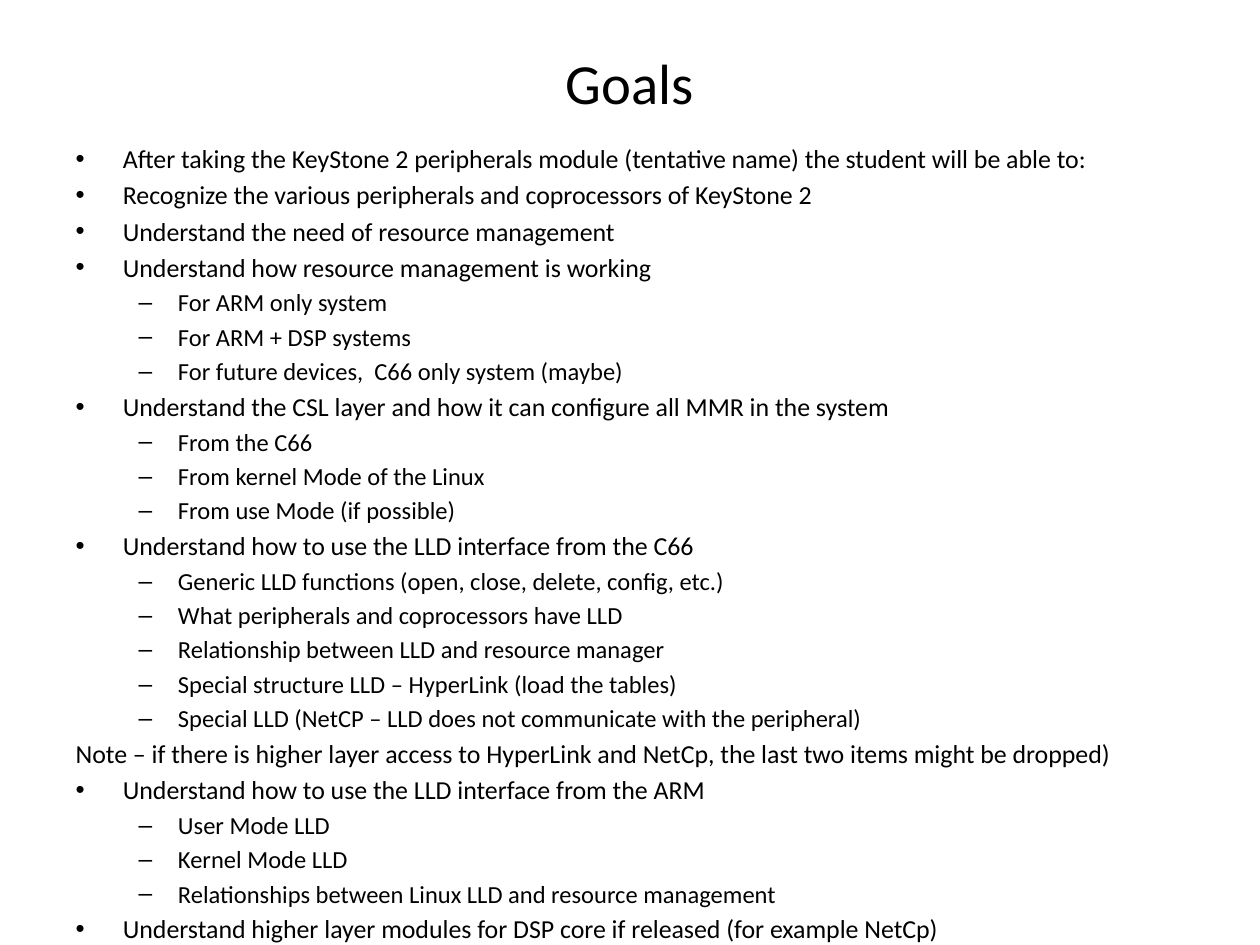
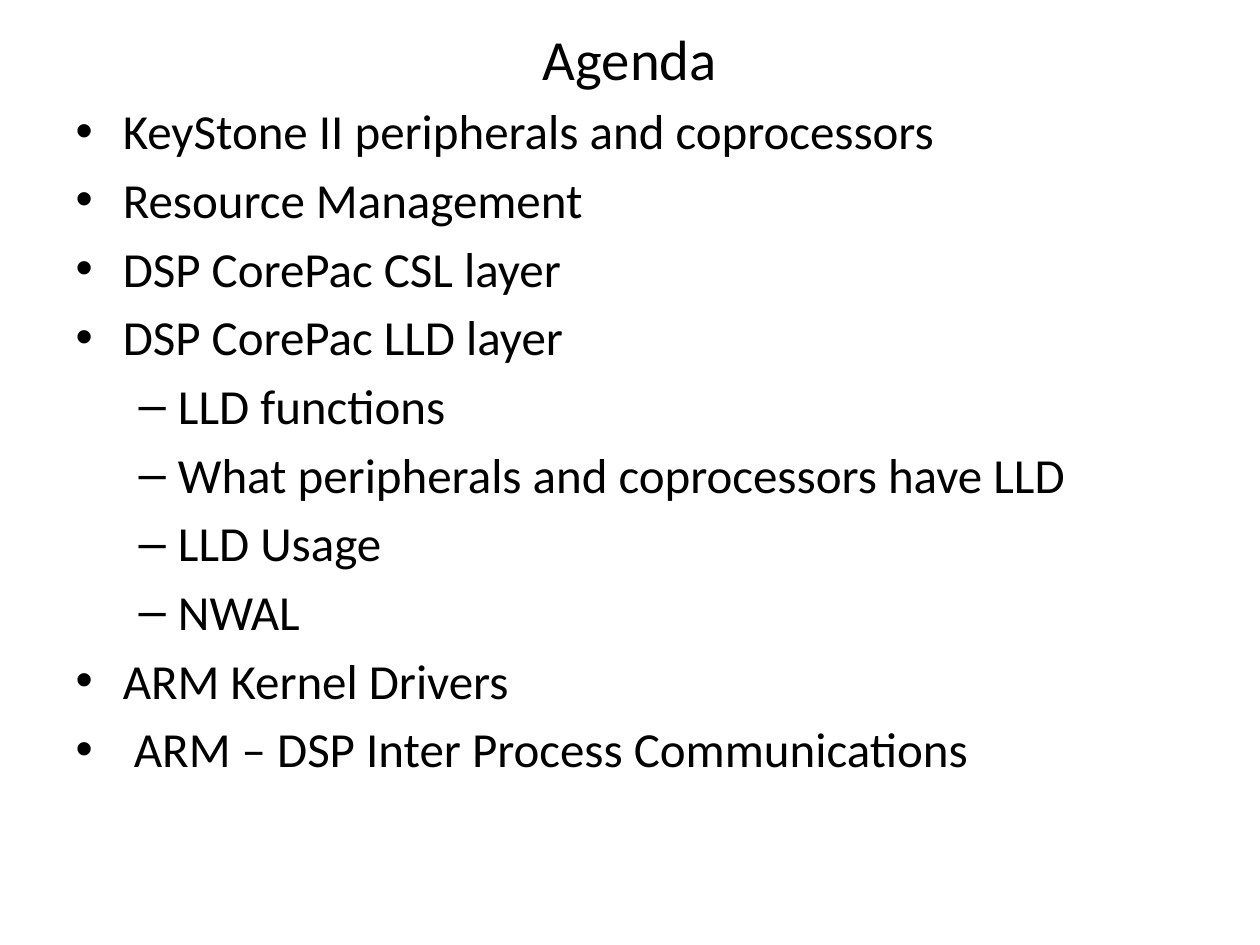
Before and after one commit to hari1989/keystone-workshop, a slide deck: slide 2 of preliminary/Working/presentations/KeyStone Peripherals Usage.pptx. Drawn at 1260x945 pixels with LibreOffice and Linux fonts; fonts in the diff are those of the drawing. Boxes give left, top, right and bottom in pixels: in the first picture for what was removed or moved away, otherwise in the second. Text is boxed around its words. In the diff, an @@ line names an element or a change of style, - is before the commit and + after.

Commit message:
Initial release before the mock

```diff
--- a/preliminary/Working/presentations/KeyStone Peripherals Usage.pptx
+++ b/preliminary/Working/presentations/KeyStone Peripherals Usage.pptx
@@ title at <box>543,40,717,90</box>: text changed @@
-Goals
+Agenda
@@ text "KeyStone II peripherals and coprocessors": place and size @@
-text "KeyStone II peripherals and coprocessors" at <box>76,149,1110,943</box>
+text "KeyStone II peripherals and coprocessors" at <box>123,115,1064,768</box>
@@ text at <box>123,115,934,425</box>: text changed; size 14.8 to 28 pt @@
-• After taking the KeyStone 2 peripherals module (tentative name) the student will be able to:
-• Recognize the various peripherals and coprocessors of KeyStone 2
-• Understand the need of resource management
-• Understand how resource management is working
-  – For ARM only system
-  – For ARM + DSP systems
-  – For future devices, C66 only system (maybe)
-• Understand the CSL layer and how it can configure all MMR in the system
-  – From the C66
-  – From kernel Mode of the Linux
-  – From use Mode (if possible)
-• Understand how to use the LLD interface from the C66
-  – Generic LLD functions (open, close, delete, config, etc.)
+• KeyStone II peripherals and coprocessors
+• Resource Management
+• DSP CorePac CSL layer
+• DSP CorePac LLD layer
+  – LLD functions
@@ text at <box>178,459,1064,501</box>: size 14 to 28 pt in "What peripherals and coprocessors have LLD"; more space between paragraphs @@
@@ text at <box>123,529,968,768</box>: text changed; size 14.8 to 28 pt @@
-  – Relationship between LLD and resource manager
-  – Special structure LLD – HyperLink (load the tables)
-  – Special LLD (NetCP – LLD does not communicate with the peripheral)
-Note – if there is higher layer access to HyperLink and NetCp, the last two items might be dropped)
-• Understand how to use the LLD interface from the ARM
-  – User Mode LLD
-  – Kernel Mode LLD
-  – Relationships between Linux LLD and resource management
-• Understand higher layer modules for DSP core if released (for example NetCp)
-• Understand higher Layer Module for Linux core if released
+  – LLD Usage
+  – NWAL
+• ARM Kernel Drivers
+• ARM – DSP Inter Process Communications
```
Also in this commit, not shown: 87 slides added.
